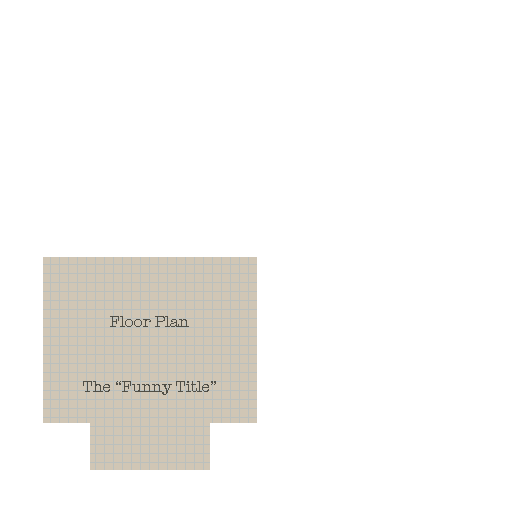
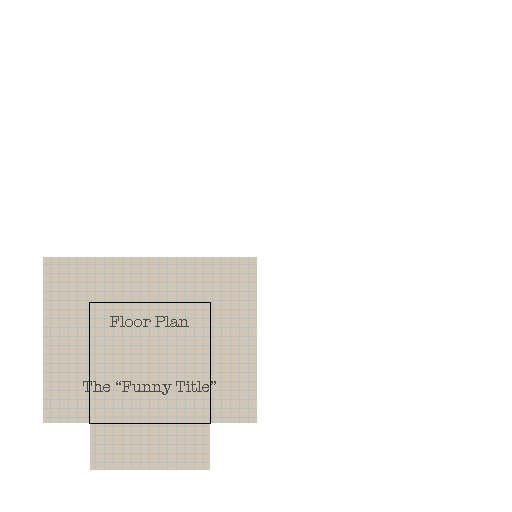
Layered file, before and after one edit (512x512). Changes by layer:
added layer "Layer 1" above "The “Funny Title”" over [89, 302, 211, 424]
